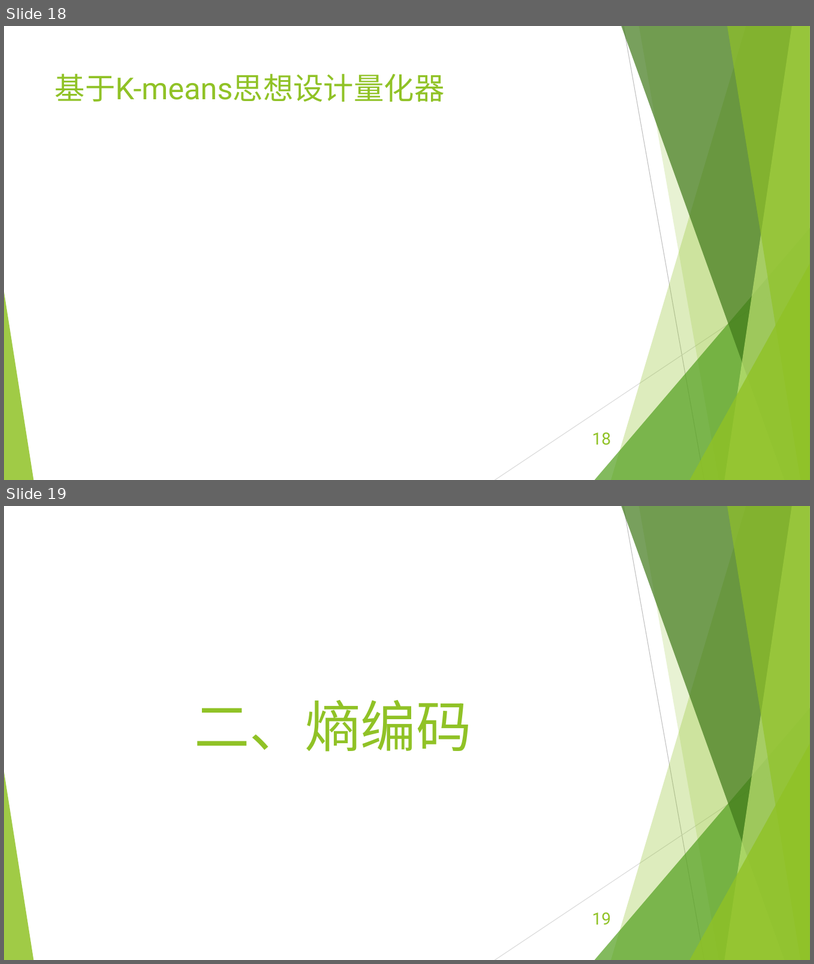
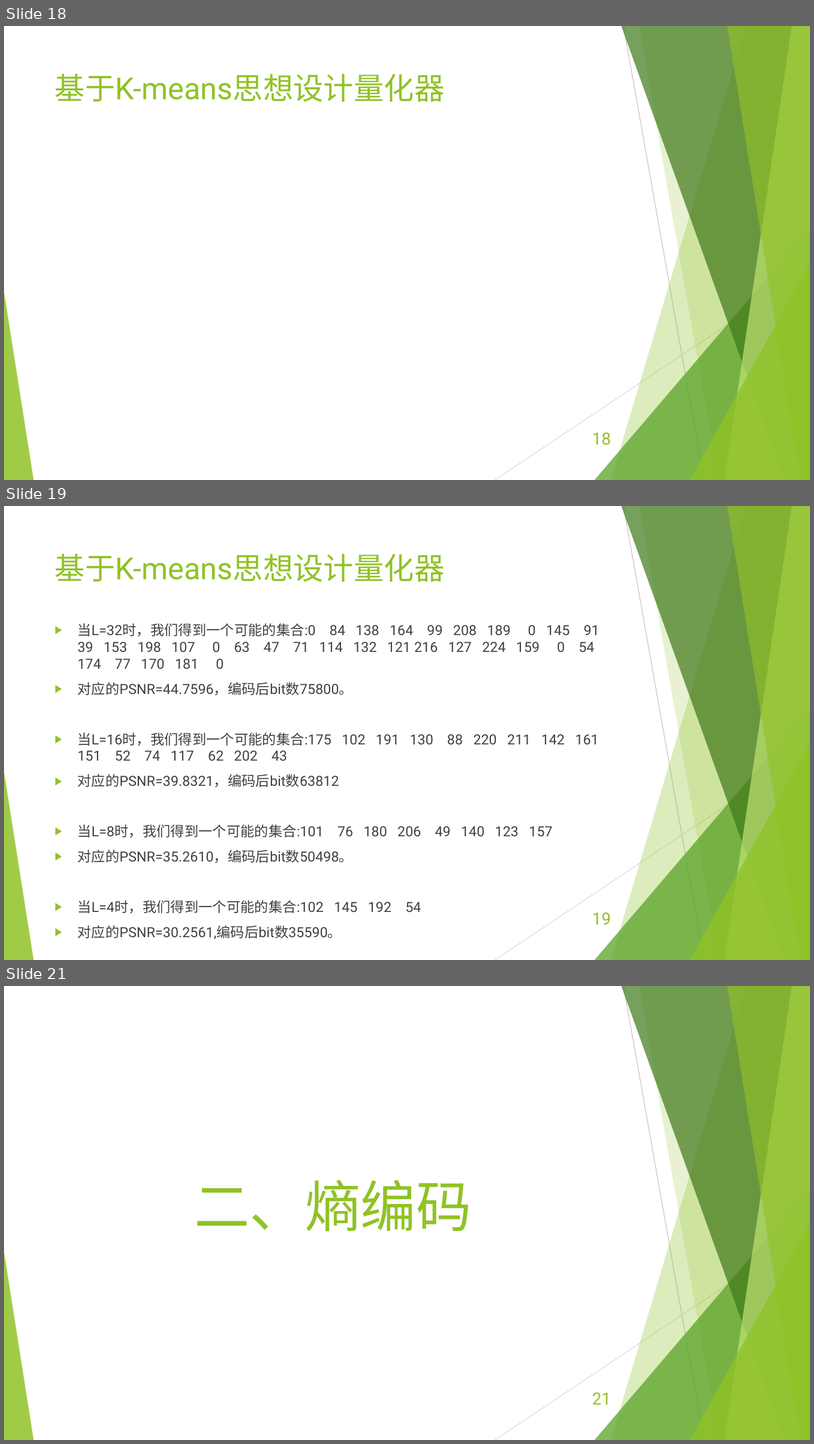
Before and after one commit to EECodingPresentation/project3, a slide deck: 展示报告.pptx. Shown one above the other, each under a label of ours: slides 18 and 19 before the commit, slides 18, 19 and 21 after it; the slides between them are not shown. The pictures are 814x964 and 814x1444 pixels, drawn with LibreOffice and Linux fonts; fonts in the diff are those of the drawing; grey boxes stand for pictures. Boxes give left, top, right and bottom in pixels: in the first picture for what was removed or moved away, otherwise in the second. Text is boxed around its words. In the diff, an @@ line names an element or a change of style, - is before the commit and + after.

Commit message:
量化部分应该是最终版了

```diff
--- a/展示报告.pptx
+++ b/展示报告.pptx
@@ slide 19 added at (4,506,810,960), background #FFFFFF; not listed: 10 template elements that a slide beside it also shows @@
@@ title added at (55,553,445,582), 36 pt, text #90C226 @@
+基于K-means思想设计量化器
@@ text added at (78,623,600,939), 16.6 pt, text #404040 @@
+▶ 当L=32时，我们得到一个可能的集合:0 84 138 164 99 208 189 0 145 91 39 153 198 107 0 63 47 71 114 132 121 216 127 224 159 0 54 174 77 170 181 0
+▶ 对应的PSNR=44.7596，编码后bit数75800。
+▶ 当L=16时，我们得到一个可能的集合:175 102 191 130 88 220 211 142 161 151 52 74 117 62 202 43
+▶ 对应的PSNR=39.8321，编码后bit数63812
+▶ 当L=8时，我们得到一个可能的集合:101 76 180 206 49 140 123 157
+▶ 对应的PSNR=35.2610，编码后bit数50498。
+▶ 当L=4时，我们得到一个可能的集合:102 145 192 54
+▶ 对应的PSNR=30.2561,编码后bit数35590。
@@ page number added at (593,912,611,924), 20 pt, text #90C226 @@
+19
@@ what was slide 19 is now slide 21 @@
@@ page number at (593,1392,611,1404): text changed @@
-19
+21
```
Also in this commit, not shown: 1 other slide added, 6 other files.
